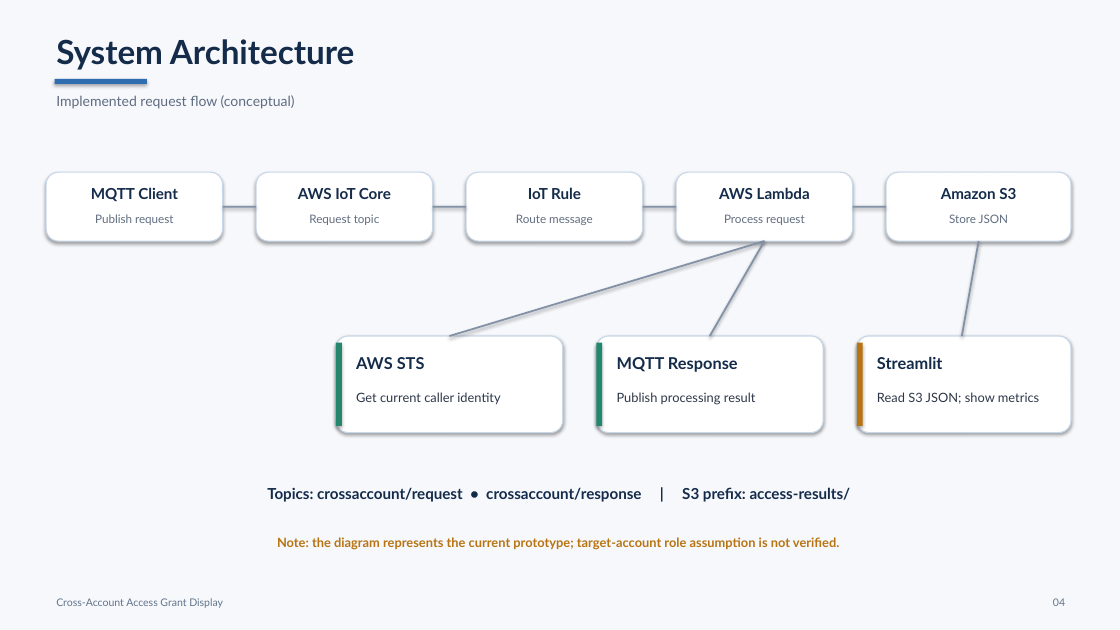
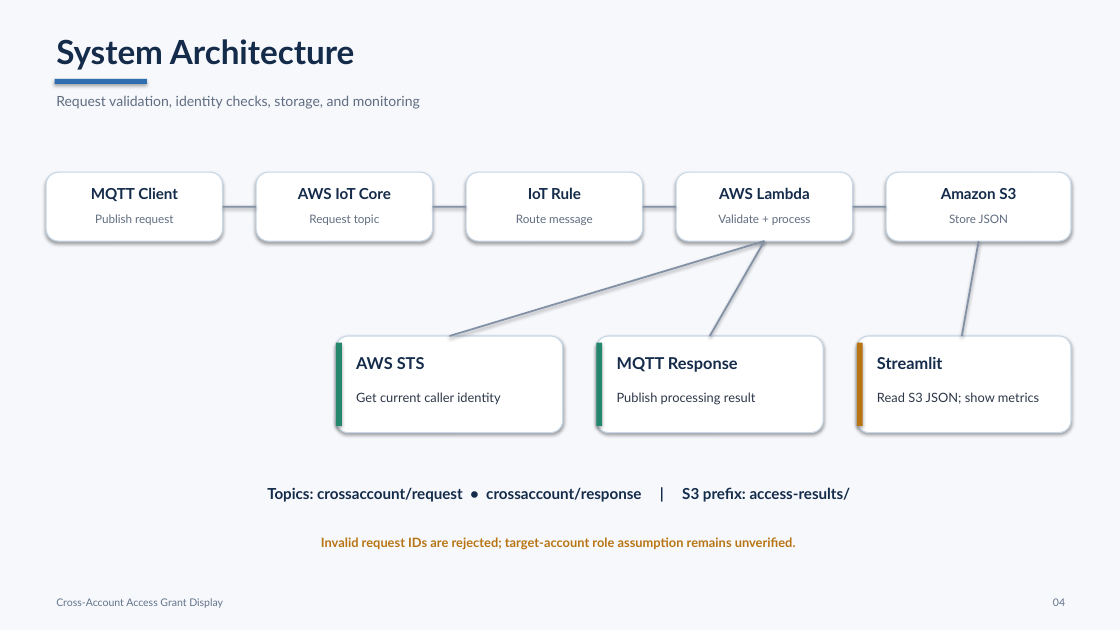
Before and after one commit to sairajbitla6-2007/cross-account_access_grant_display, a slide deck: slide 4 of docs/presentation/Final_Project_Presentation.pptx. Drawn at 1120x630 pixels with LibreOffice and Linux fonts; fonts in the diff are those of the drawing. Boxes give left, top, right and bottom in pixels: in the first picture for what was removed or moved away, otherwise in the second. Text is boxed around its words. In the diff, an @@ line names an element or a change of style, - is before the commit and + after.

```diff
--- a/docs/presentation/Final_Project_Presentation.pptx
+++ b/docs/presentation/Final_Project_Presentation.pptx
@@ text at [56,95,420,109]: text changed @@
-Implemented request flow (conceptual)
+Request validation, identity checks, storage, and monitoring
@@ text at [718,214,811,225]: text changed @@
-Process request
+Validate + process
@@ text at [321,537,796,550]: text changed @@
-Note: the diagram represents the current prototype; target-account role assumption is not verified.
+Invalid request IDs are rejected; target-account role assumption remains unverified.
```
Also in this commit, not shown: 2 other slides changed, 6 other files.
